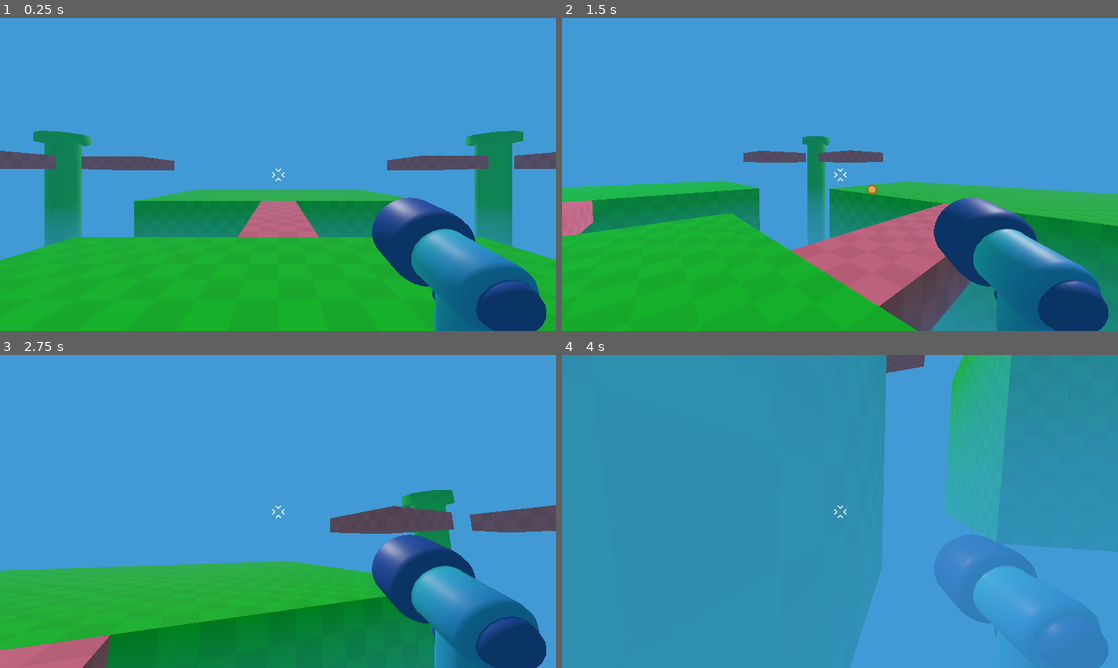
Above: before the commit, frames 1-4 (two rows, left to right).
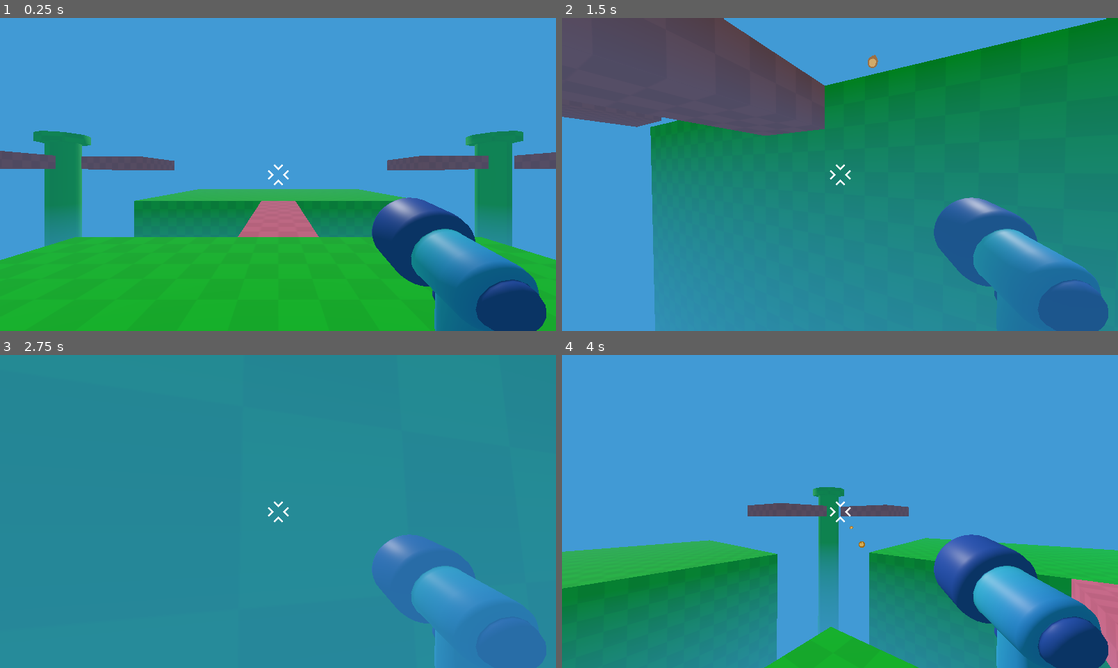
Above: after the commit, the same moments.

Repository: johnf008/Real3DGame
Game: Godot game, scene res://Game.tscn
The game is run twice, just before and just after one commit, with the same random seed, the same clock (stepped at 60 frames per second) and the same inputs.
Inputs (mouse positions are in pixels of both pictures, inside the frame that each line leads up to):
- Up to frame 1 (0.25 s): no input
- Up to frame 2 (1.5 s): tap Enter at 0.5 s; move the mouse to (867, 174) at 0.52 s; hold Shift (sprint, bound only after the commit) 0.53-1.28 s; hold W (move_forward) from 0.53 s (still down); tap Space (jump) at 0.77 s; move the mouse to (812, 174) at 1.27 s; click (812, 174) at 1.35 s
- Up to frame 3 (2.75 s): keep holding W (move_forward); tap Space (jump) at 1.52 s; tap Shift (sprint, bound only after the commit) at 1.55 s; move the mouse to (289, 505) at 2.02 s; hold Shift (sprint, bound only after the commit) from 2.03 s (still down)
- Up to frame 4 (4 s): keep holding W (move_forward); move the mouse to (834, 517) at 2.77 s; release Shift (sprint, bound only after the commit) at 2.78 s; tap Shift (sprint, bound only after the commit) at 2.85, 3.8 s; tap Space (jump) at 3.02, 3.77 s; move the mouse to (878, 514) at 3.52 s; press the mouse at (878, 514) at 3.53 s

The runs differ from the first frame. In frame 1, less than 0.1% of the frame differs, in the area x 48-52%, y 46-54%; in frame 2, 86%; in frame 3, 98%, in the area x 0-100%, y 0-100%; in frame 4, 90%.

Commit message:
Respawn added
Resets the player position if the y < -20.0

Diff:
--- a/player/player.gd
+++ b/player/player.gd
@@ -1,10 +1,14 @@
 extends CharacterBody3D
 
 var max_jumps = 2
+var og_camera
+var og_rotation
 
 #Basically runs when the scene is run
 func _ready():
 	Input.set_mouse_mode(Input.MOUSE_MODE_CAPTURED)
+	og_camera = %Camera3D.rotation_degrees
+	og_rotation = rotation_degrees
 
 func _unhandled_input(event):
 	if event is InputEventMouseMotion:
@@ -17,7 +21,11 @@
 		Input.set_mouse_mode(Input.MOUSE_MODE_VISIBLE)
 
 func _physics_process(delta):
-	const SPEED = 5.5
+	var SPEED = 5.5
+
+	var sprint_adjust = 2
+	if (Input.is_action_pressed("sprint")):
+		SPEED *= sprint_adjust
 
 	var input_direction_2D = Input.get_vector(
 		"move_left", "move_right", "move_forward", "move_back"
@@ -31,6 +39,7 @@
 	velocity.z = direction.z * SPEED
 
 	velocity.y -= 20.0 * delta
+
 	if Input.is_action_just_pressed("jump") && max_jumps > 0:
 		velocity.y = 10.0
 		max_jumps -= 1
@@ -49,6 +58,17 @@
 	if Input.is_action_pressed("shoot") and %Timer.is_stopped():
 		shoot_bullet()
 
+	#print(str(%Camera3D.rotation_degrees.x) + " " + str(%Camera3D.rotation_degrees.y) + " " + str(%Camera3D.rotation_degrees.z))
+	if global_transform.origin.y < -20.0:
+		global_transform.origin.x = 0.0
+		global_transform.origin.y = -0.06333388388157
+		global_transform.origin.z = 0.0
+
+		rotation_degrees = og_rotation
+		%Camera3D.rotation_degrees = og_camera
+
+
+
 func shoot_bullet():
 	const BULLET_3D = preload("res://player/bullet_3d.tscn")
 	var new_bullet = BULLET_3D.instantiate()
--- a/project.godot
+++ b/project.godot
@@ -17,8 +17,6 @@
 
 [display]
 
-window/size/viewport_width=1920
-window/size/viewport_height=1080
 window/stretch/mode="viewport"
 
 [editor_plugins]
@@ -57,3 +55,8 @@
 "events": [Object(InputEventMouseButton,"resource_local_to_scene":false,"resource_name":"","device":-1,"window_id":0,"a …(258 unchanged characters)…
 ]
 }
+sprint={
+"deadzone": 0.2,
+"events": [Object(InputEventKey,"resource_local_to_scene":false,"resource_name":"","device":-1,"window_id":0,"alt_pressed":false,"shift_pressed":false,"ctrl_pressed":false,"meta_pressed":false,"pressed":false,"keycode":0,"physical_keycode":4194325,"key_label":0,"unicode":0,"location":0,"echo":false,"script":null)
+]
+}
